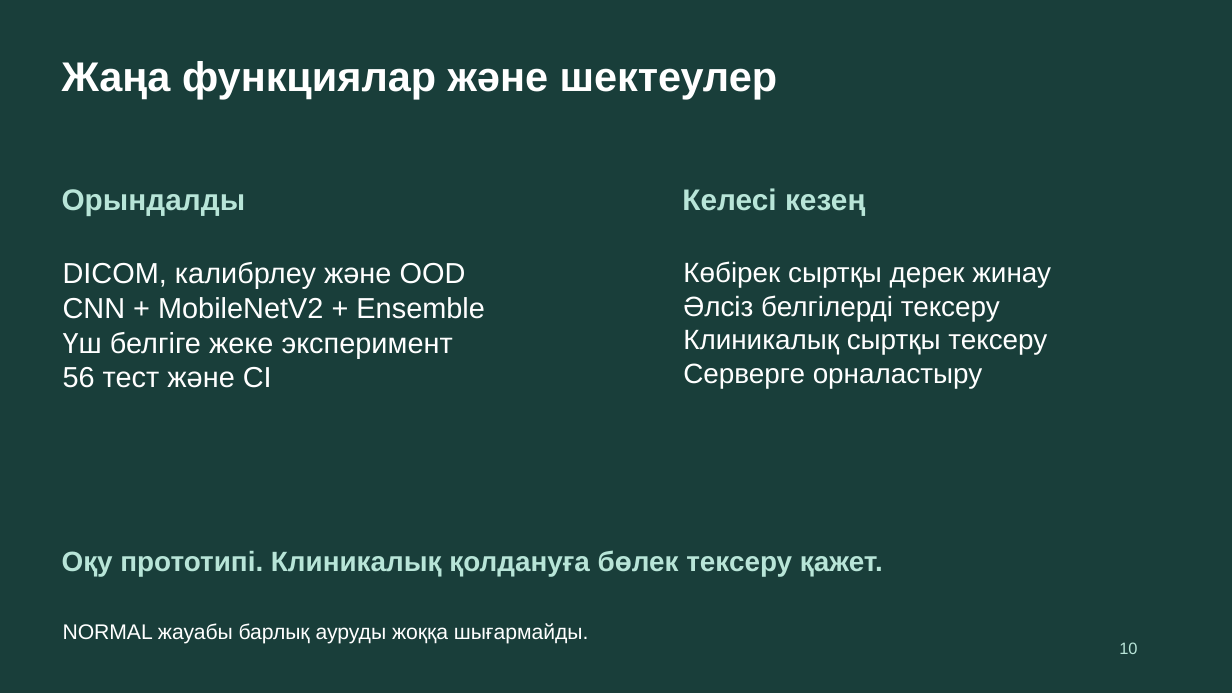
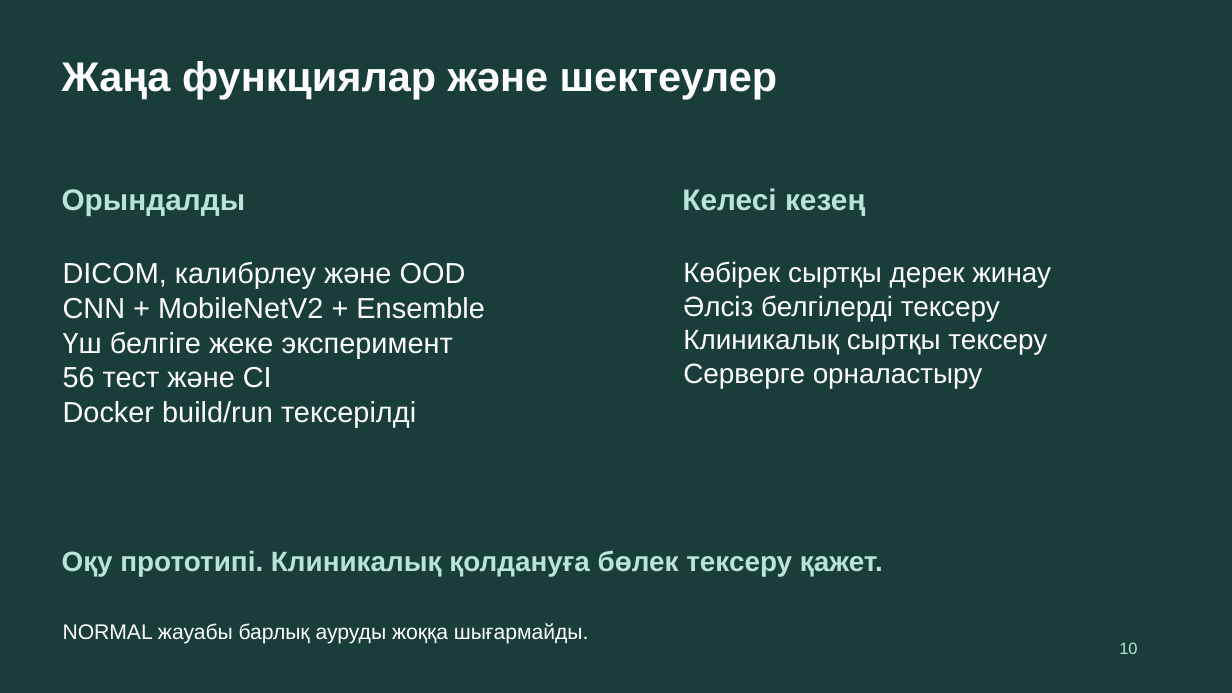
Before and after one commit to 5kairosh/Tynys, a slide deck: slide 10 of presentation/tynys_complete_13slides_kz.pptx. Drawn at 1232x693 pixels with LibreOffice and Linux fonts; fonts in the diff are those of the drawing. Boxes give left, top, right and bottom in pixels: in the first picture for what was removed or moved away, otherwise in the second. Text is boxed around its words. In the diff, an @@ line names an element or a change of style, - is before the commit and + after.

Commit message:
docs(docker): record verified deployment and update slide ten and model card

```diff
--- a/presentation/tynys_complete_13slides_kz.pptx
+++ b/presentation/tynys_complete_13slides_kz.pptx
@@ text at (63,401,416,427): paragraph added @@
+Docker build/run тексерілді
```
Also in this commit, not shown: 11 other files.
